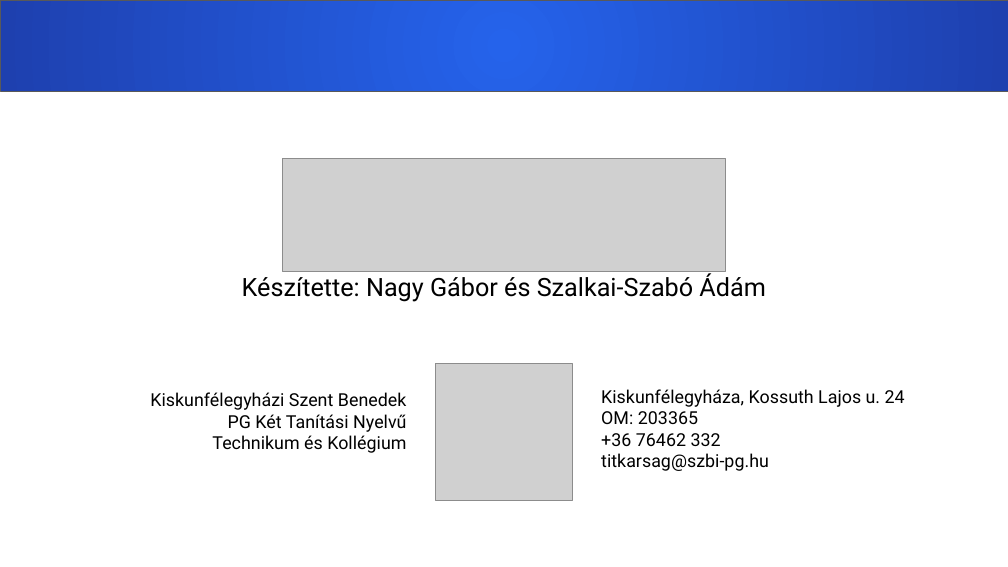
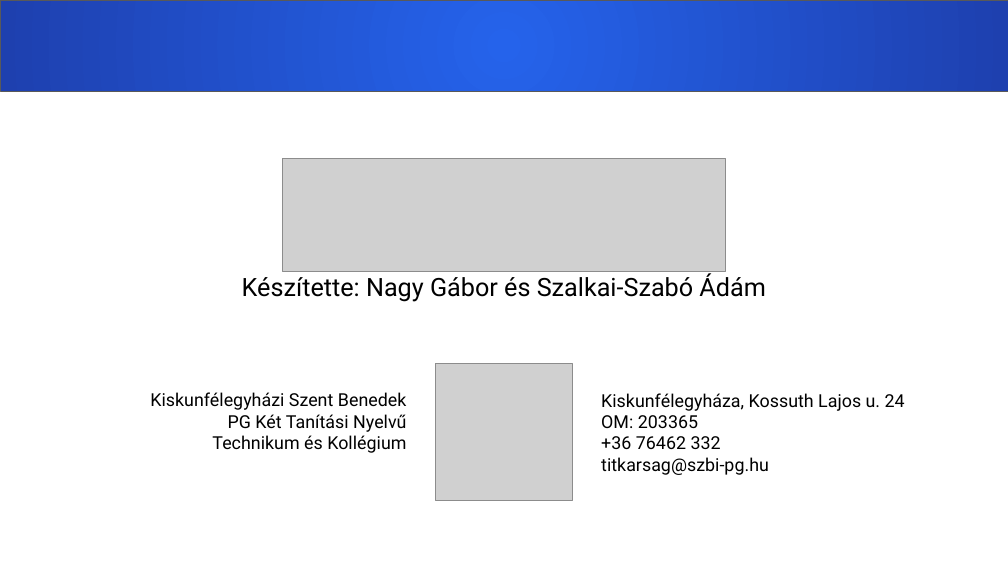
Before and after one commit to nagygabor123/vizsgaremek, a slide deck: slide 1 of Dokumentacio/Eloadas.pptx. Drawn at 1008x567 pixels with LibreOffice and Linux fonts; fonts in the diff are those of the drawing; grey boxes stand for pictures. Boxes give left, top, right and bottom in pixels: in the first picture for what was removed or moved away, otherwise in the second. Text is boxed around its words. In the diff, an @@ line names an element or a change of style, - is before the commit and + after.

```diff
--- a/Dokumentacio/Eloadas.pptx
+++ b/Dokumentacio/Eloadas.pptx
@@ text "Kiskunfélegyháza, Kossuth Lajos u. 24": place and size @@
-text "Kiskunfélegyháza, Kossuth Lajos u. 24" at bbox=[601, 389, 905, 471]
+text "Kiskunfélegyháza, Kossuth Lajos u. 24" at bbox=[601, 393, 905, 475]
```
Also in this commit, not shown: 12 other slides changed.
